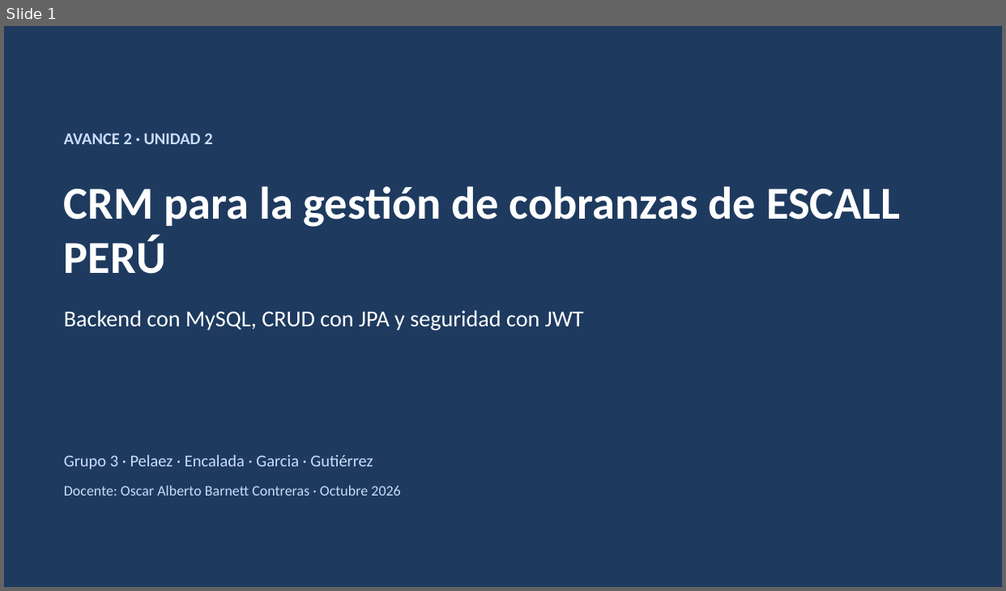
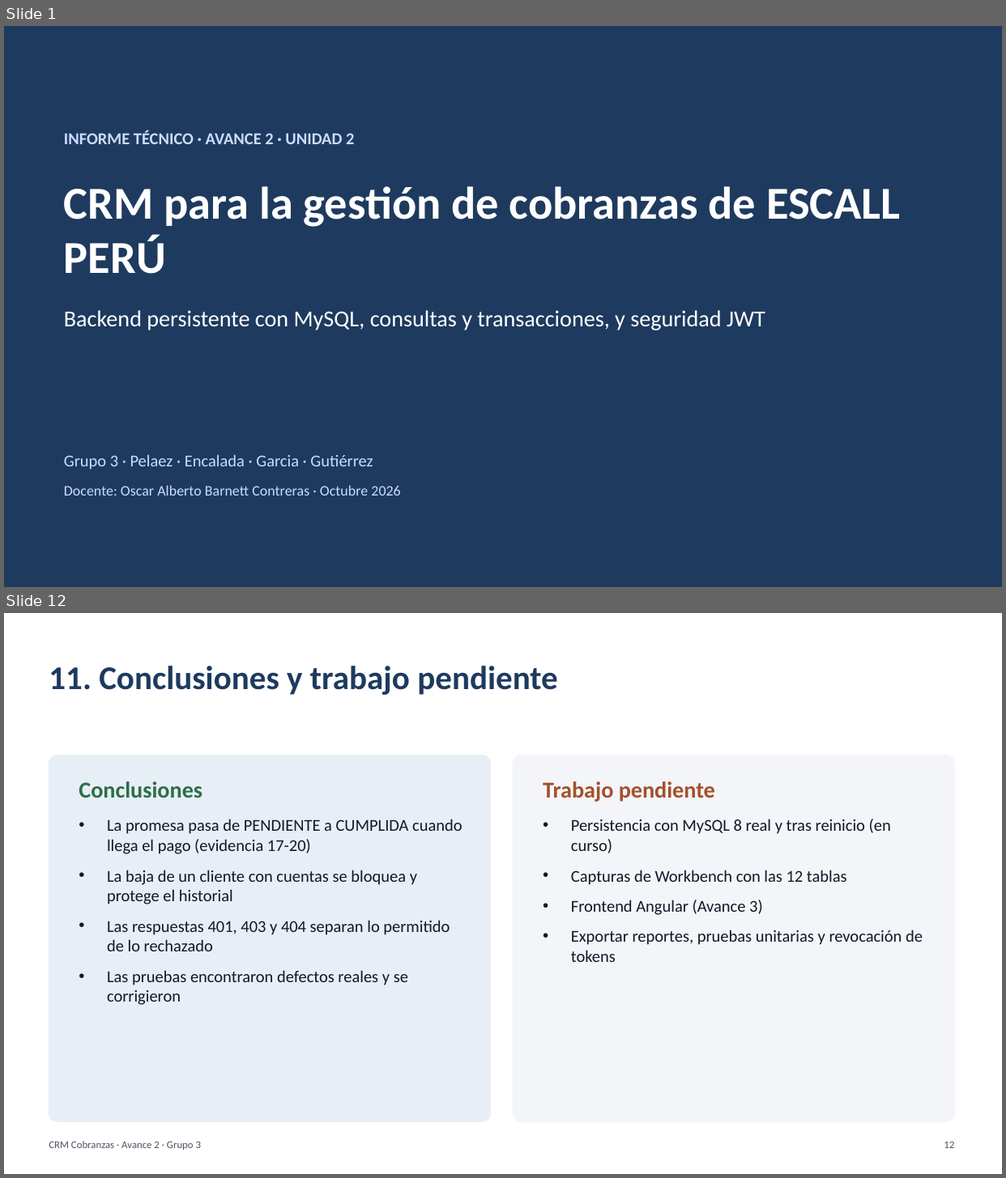
Before and after one commit to PaoloPelaezVillanueva/web, a slide deck: docs/avance-2/Presentacion_Avance_2_CRM_Cobranzas.pptx. Shown one above the other, each under a label of ours: slide 1 before the commit, slides 1 and 12 after it; the slides between them are not shown. The pictures are 1006x591 and 1006x1178 pixels, drawn with LibreOffice and Linux fonts; fonts in the diff are those of the drawing. Boxes give left, top, right and bottom in pixels: in the first picture for what was removed or moved away, otherwise in the second. Text is boxed around its words. In the diff, an @@ line names an element or a change of style, - is before the commit and + after.

Commit message:
Reestructura informe y presentacion segun la rubrica de 12 criterios
- Informe: 12 rubros en el orden de la estructura institucional.
- Consultas JPQL y transacciones documentadas con evidencia.
- Seguridad con usuarios de prueba, reglas por recurso y ejemplos 401/403/404/200.
- Tecnologias con versiones; persistencia tras reinicio marcada como pendiente (MySQL).
- Presentacion con el mismo orden que el informe.

```diff
--- a/docs/avance-2/Presentacion_Avance_2_CRM_Cobranzas.pptx
+++ b/docs/avance-2/Presentacion_Avance_2_CRM_Cobranzas.pptx
@@ slide 12 added at (4, 613, 1002, 1174), background #FFFFFF @@
@@ text added at (49, 666, 558, 695), 32 pt, text #1E3A5F, bold @@
+11. Conclusiones y trabajo pendiente
@@ rounded rectangle added at (49, 756, 491, 1122), fill #E8EEF5, outline #E8EEF5 1 pt @@
@@ rounded rectangle added at (513, 756, 955, 1122), fill #F3F5F8, outline #F3F5F8 1 pt @@
@@ text added at (79, 781, 202, 798), 22 pt, text #2C6E49, bold @@
+Conclusiones
@@ text added at (543, 781, 715, 802), 22 pt, text #A4502B, bold @@
+Trabajo pendiente
@@ text added at (107, 819, 462, 1005), 16 pt, text #111827 @@
+• La promesa pasa de PENDIENTE a CUMPLIDA cuando llega el pago (evidencia 17-20)
+• La baja de un cliente con cuentas se bloquea y protege el historial
+• Las respuestas 401, 403 y 404 separan lo permitido de lo rechazado
+• Las pruebas encontraron defectos reales y se corrigieron
@@ text added at (571, 819, 923, 962), 16 pt, text #111827 @@
+• Persistencia con MySQL 8 real y tras reinicio (en curso)
+• Capturas de Workbench con las 12 tablas
+• Frontend Angular (Avance 3)
+• Exportar reportes, pruebas unitarias y revocación de tokens
@@ text added at (49, 1141, 201, 1150), 10 pt, text #4B5563 @@
+CRM Cobranzas · Avance 2 · Grupo 3
@@ text added at (944, 1141, 954, 1148), 10 pt, text #4B5563 @@
+12
@@ slide 1 changed as well @@
@@ text at (64, 130, 354, 144): text changed @@
-AVANCE 2 · UNIDAD 2
+INFORME TÉCNICO · AVANCE 2 · UNIDAD 2
@@ text at (64, 310, 765, 331): text changed @@
-Backend con MySQL, CRUD con JPA y seguridad con JWT
+Backend persistente con MySQL, consultas y transacciones, y seguridad JWT
```
Also in this commit, not shown: 1 other slide changed, 10 other slides added, 9 slides removed, 1 other file.
